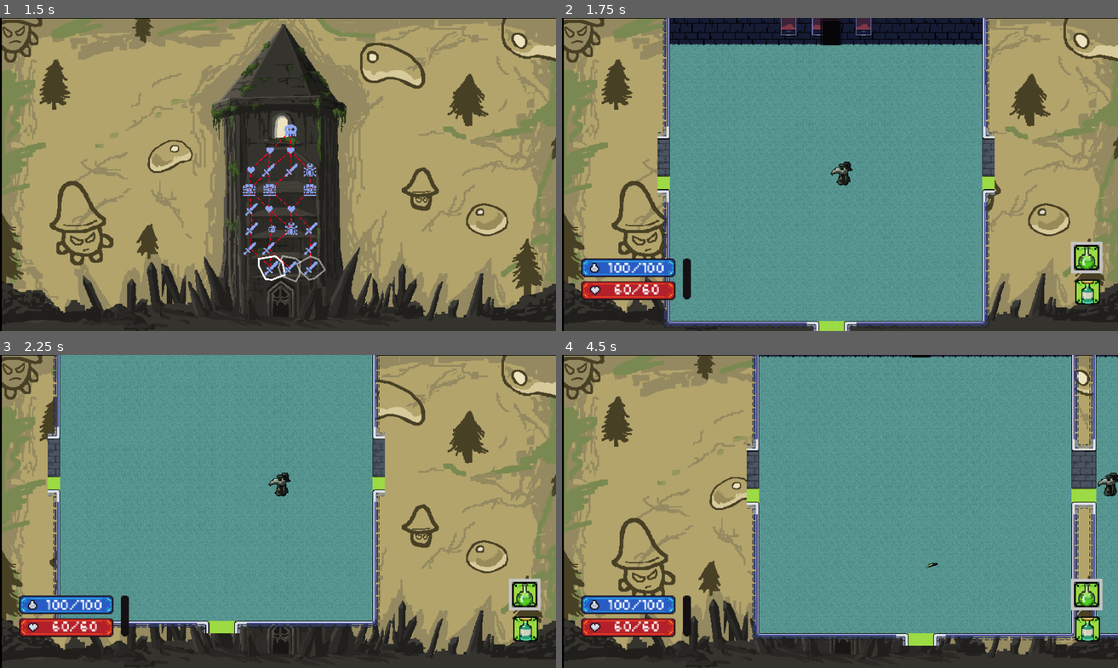
Above: before the commit, frames 1-4 (two rows, left to right).
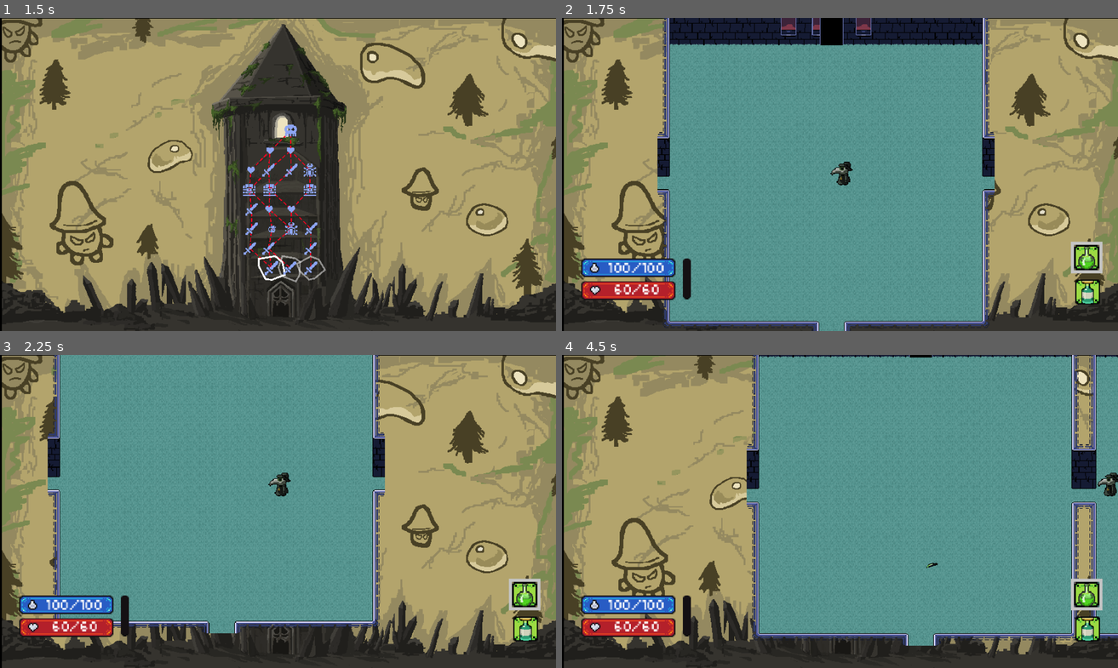
Above: after the commit, the same moments.

Repository: JohnHuber99/Black-Tower
Game: Godot game, scene res://Main_Menu/Main_Menu.tscn
The game is run twice, just before and just after one commit, with the same random seed, the same clock (stepped at 60 frames per second) and the same inputs. Sound files missing from this copy of the repository are replaced by a short silence.
Inputs (mouse positions are in pixels of both pictures, inside the frame that each line leads up to):
- Up to frame 1 (1.5 s): click (389, 218) at 0.5 s; move the mouse to (272, 268) at 1.27 s; press the mouse at (272, 268) at 1.28 s; hold D (right) from 1.28 s (still down)
- Up to frame 2 (1.75 s): keep holding D (right)
- Up to frame 3 (2.25 s): move the mouse to (166, 527) at 2.02 s; release D (right) at 2.03 s; release the mouse at (166, 527) at 2.03 s; hold S (down) from 2.03 s (still down); tap K (down_camera) at 2.1 s
- Up to frame 4 (4.5 s): move the mouse to (895, 442) at 2.77 s; release S (down) at 2.78 s; hold D (right) 2.78-3.53 s; hold J (left_camera) 2.78-3.53 s; move the mouse to (812, 574) at 3.52 s; hold W (up) 3.53-4.28 s; tap L (right_camera) at 3.6 s; click (812, 574) at 3.67 s; move the mouse to (1006, 558) at 4.27 s; hold A (left) from 4.28 s (still down); hold E (spell) from 4.28 s (still down)

Frame 1 is identical in both runs. In frame 2, 1.2% of the frame differs, in the area x 17-78%, y 0-100%; in frame 3, 1.1%; in frame 4, 1.6%, in the area x 33-97%, y 0-93%.

Commit message:
New doors (top wall still scuffed)

Diff:
--- a/Mushroom_Enemy/mushroom_projectile.tscn
+++ b/Mushroom_Enemy/mushroom_projectile.tscn
@@ -44,4 +44,4 @@
 [node name="AnimatedSprite2D" type="AnimatedSprite2D" parent="."]
 sprite_frames = SubResource("SpriteFrames_styre")
 autoplay = "default"
-frame_progress = 0.136782
+frame_progress = 0.16962
Binary file changed: Dungeon/Tilemaps_Sprites/UpdatedDungeonTilemap/downdoor.png
Binary file changed: Dungeon/Tilemaps_Sprites/UpdatedDungeonTilemap/sidedoors.png
Binary file changed: Dungeon/Tilemaps_Sprites/UpdatedDungeonTilemap/updoor.png
